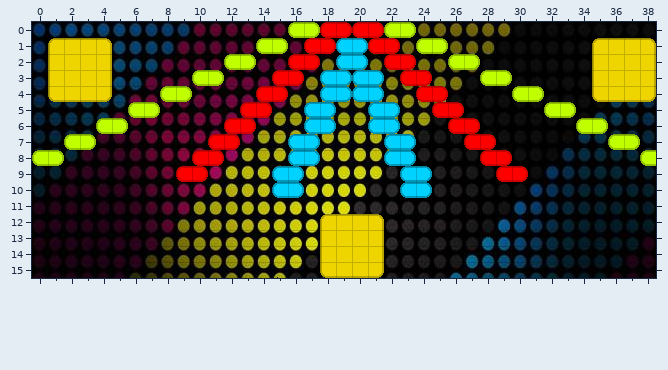
Tiled map -- Impact/resources/levels/0004.tmx. The first picture shows the starting point.
Cells are 16x16 px. Shown: x 0..38, y 0..15.
New version:
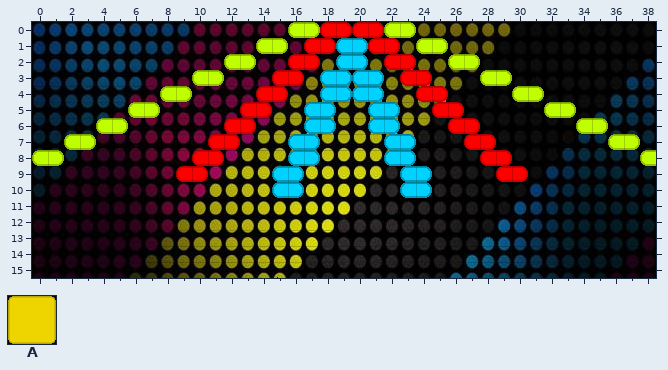
Key: from "Default": A 8 "big-block".
_ is an empty cell, . an unchanged one.
From old to new:
--- layer "Tile Layer"
@@ x 1..35 @@
- 4 A.................................A
+ 4 _................................._
@@ x 18..18 @@
-15 A
+15 _
Changed places in both pictures, as pixel boxes (x1, y1, x2, y2):
removed: (48, 38, 112, 102)
removed: (592, 38, 656, 102)
removed: (320, 214, 384, 278)
